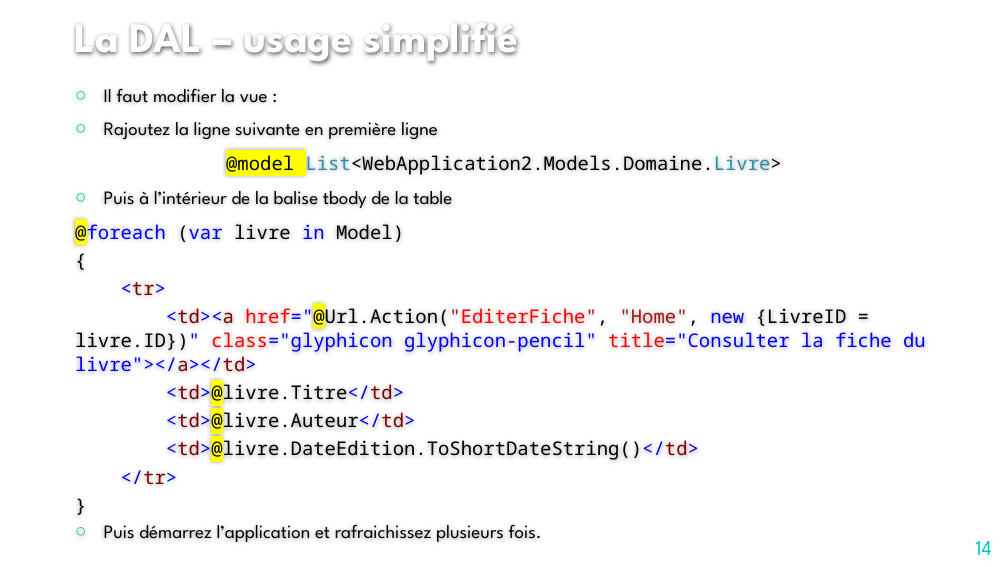
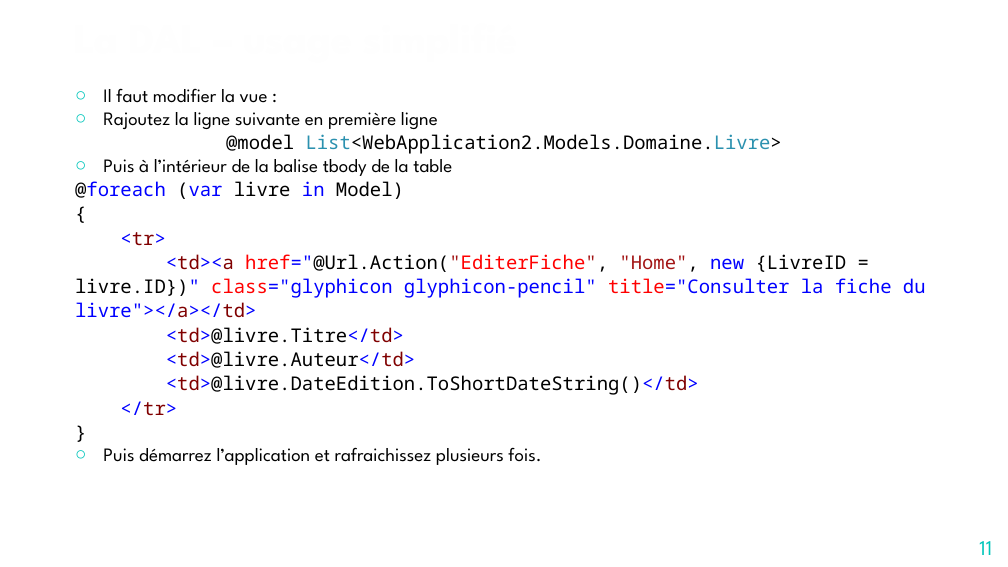
Before and after one commit to jcchalte/PresentationsCCI, a slide deck: slide 11 of C#/Cours 5/Introduction au développement Web en ASP - 5.pptx (slide 14 before the commit). Drawn at 1008x567 pixels with LibreOffice and Linux fonts; fonts in the diff are those of the drawing; background and template pictures are left out. Boxes give left, top, right and bottom in pixels: in the first picture for what was removed or moved away, otherwise in the second. Text is boxed around its words. In the diff, an @@ line names an element or a change of style, - is before the commit and + after.

```diff
--- a/C#/Cours 5/Introduction au développement Web en ASP - 5.pptx
+++ b/C#/Cours 5/Introduction au développement Web en ASP - 5.pptx
@@ text "Il faut modifier la vue ..." at box(75, 88, 926, 465): highlight #FFFF00 to none in "@model", "@foreach", "href="@Url.Action("EditerFiche",", "<td>@livre.Titre</td>" and 2 more places; indent changed; less space between paragraphs @@
@@ page number at box(979, 541, 992, 555): text changed @@
-14
+11
```
Also in this commit, not shown: 16 other slides changed, 1 slide added, 4 slides removed, 8 other files.
